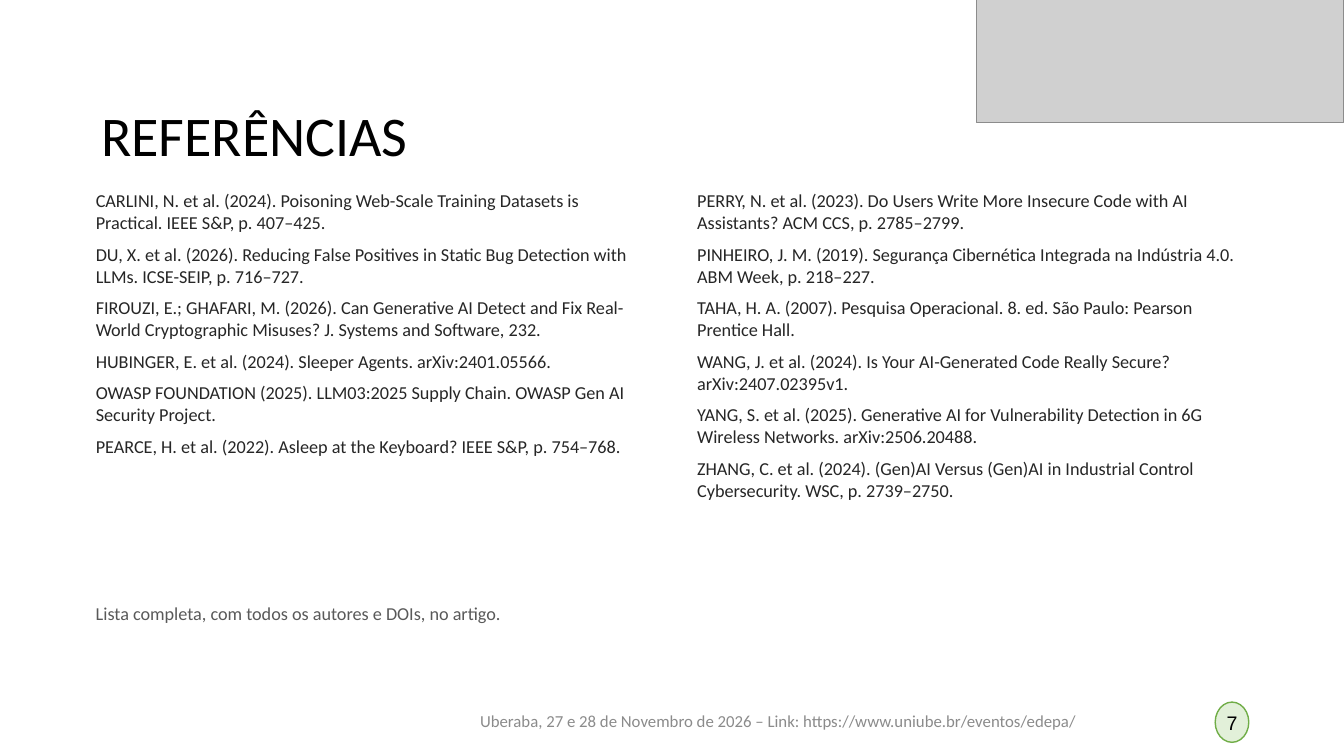
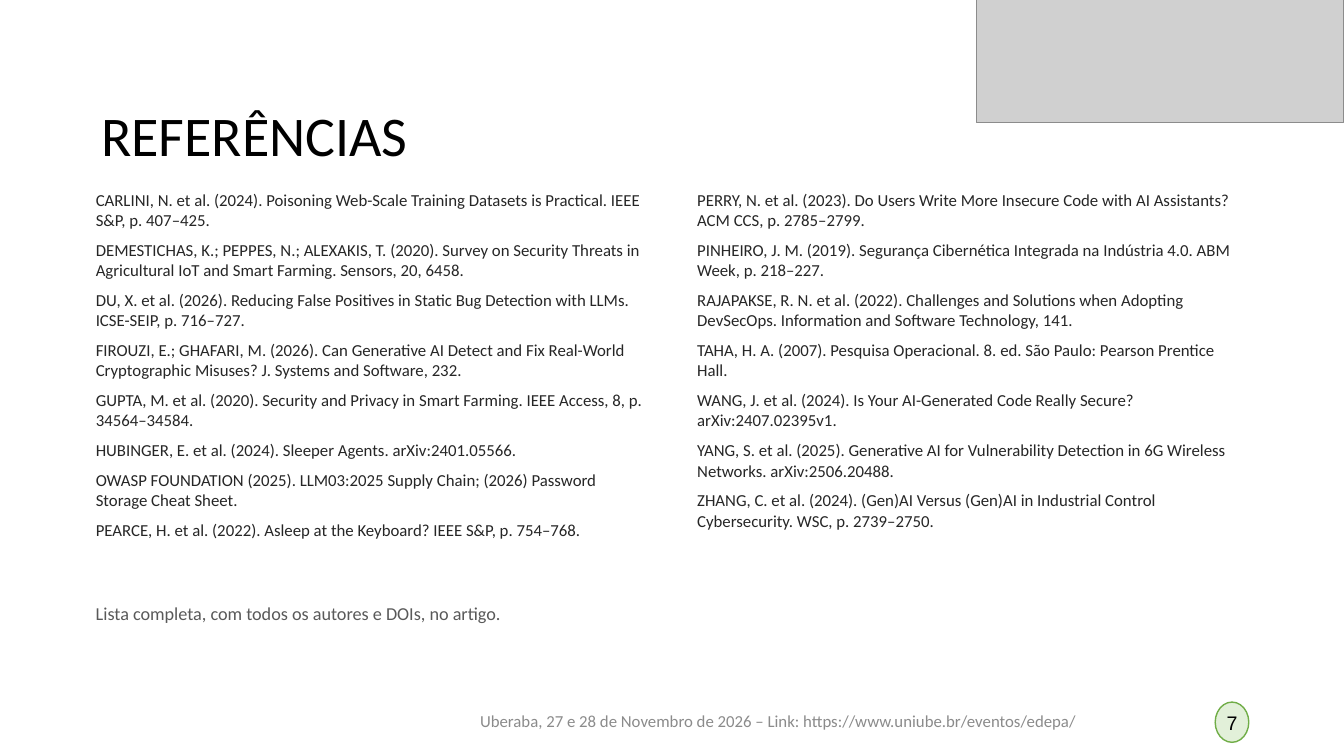
Before and after one commit to germanoafb/edepa-devsecops-simplex, a slide deck: slide 7 of apresentacao/Apresentacao EDEPA 2026 - Germano Augusto Freitas Barbosa.pptx. Drawn at 1344x756 pixels with LibreOffice and Linux fonts; fonts in the diff are those of the drawing; grey boxes stand for pictures. Boxes give left, top, right and bottom in pixels: in the first picture for what was removed or moved away, otherwise in the second. Text is boxed around its words. In the diff, an @@ line names an element or a change of style, - is before the commit and + after.

```diff
--- a/apresentacao/Apresentacao EDEPA 2026 - Germano Augusto Freitas Barbosa.pptx
+++ b/apresentacao/Apresentacao EDEPA 2026 - Germano Augusto Freitas Barbosa.pptx
@@ text at <box>96,194,640,539</box>: size 13 to 12 pt in "CARLINI, N. et al. (2024). Poisoning Web-Scale ...", "DU, X. et al. (2026). Reducing False ...", "FIROUZI, E.; GHAFARI, M. (2026). Can Generative ...", "HUBINGER, E. et al. (2024). Sleeper Agents. ..." and 1 more places @@
@@ text at <box>697,194,1230,530</box>: size 13 to 12 pt in "PERRY, N. et al. (2023). Do Users ...", "PINHEIRO, J. M. (2019). Segurança Cibernética Integrada ...", "TAHA, H. A. (2007). Pesquisa Operacional. 8. ...", "WANG, J. et al. (2024). Is Your ..." and 2 more places @@
@@ text at <box>96,244,640,279</box>: paragraph added @@
+DEMESTICHAS, K.; PEPPES, N.; ALEXAKIS, T. (2020). Survey on Security Threats in Agricultural IoT and Smart Farming. Sensors, 20, 6458.
@@ text at <box>697,294,1183,329</box>: paragraph added @@
+RAJAPAKSE, R. N. et al. (2022). Challenges and Solutions when Adopting DevSecOps. Information and Software Technology, 141.
@@ text at <box>96,394,642,426</box>: paragraph added @@
+GUPTA, M. et al. (2020). Security and Privacy in Smart Farming. IEEE Access, 8, p. 34564–34584.
@@ text at <box>96,474,596,509</box>: text changed; size 13 to 12 pt @@
-OWASP FOUNDATION (2025). LLM03:2025 Supply Chain. OWASP Gen AI Security Project.
+OWASP FOUNDATION (2025). LLM03:2025 Supply Chain; (2026) Password Storage Cheat Sheet.
```
Also in this commit, not shown: 5 other slides changed.
